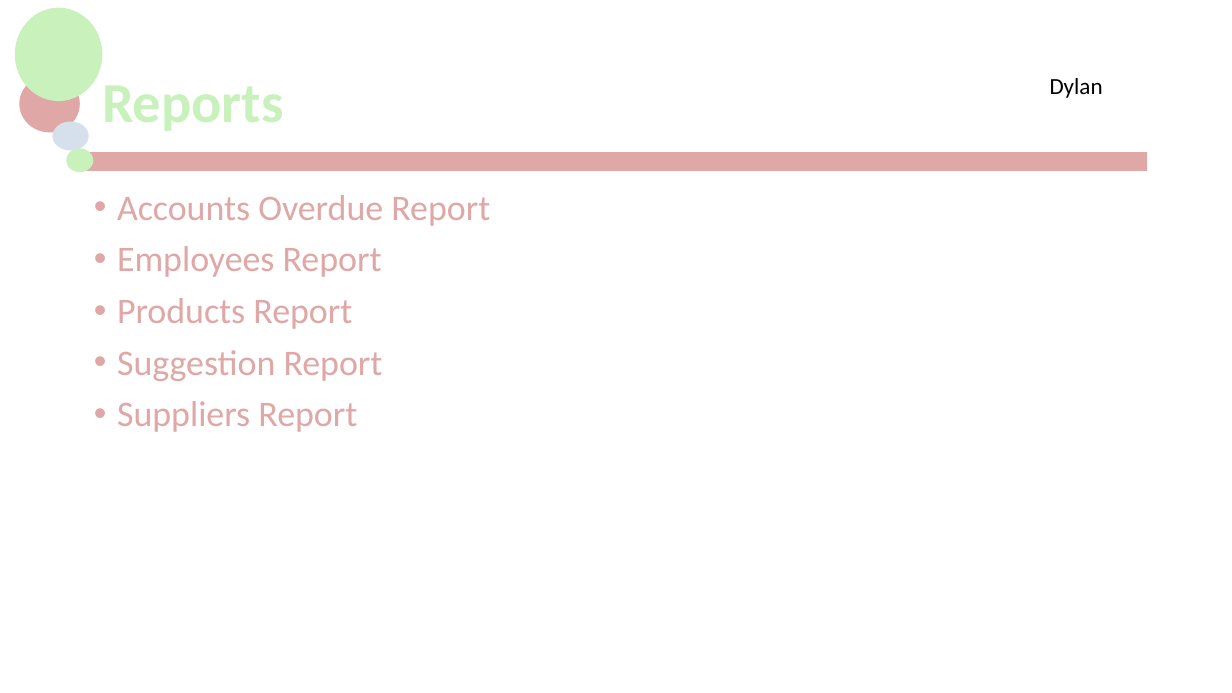
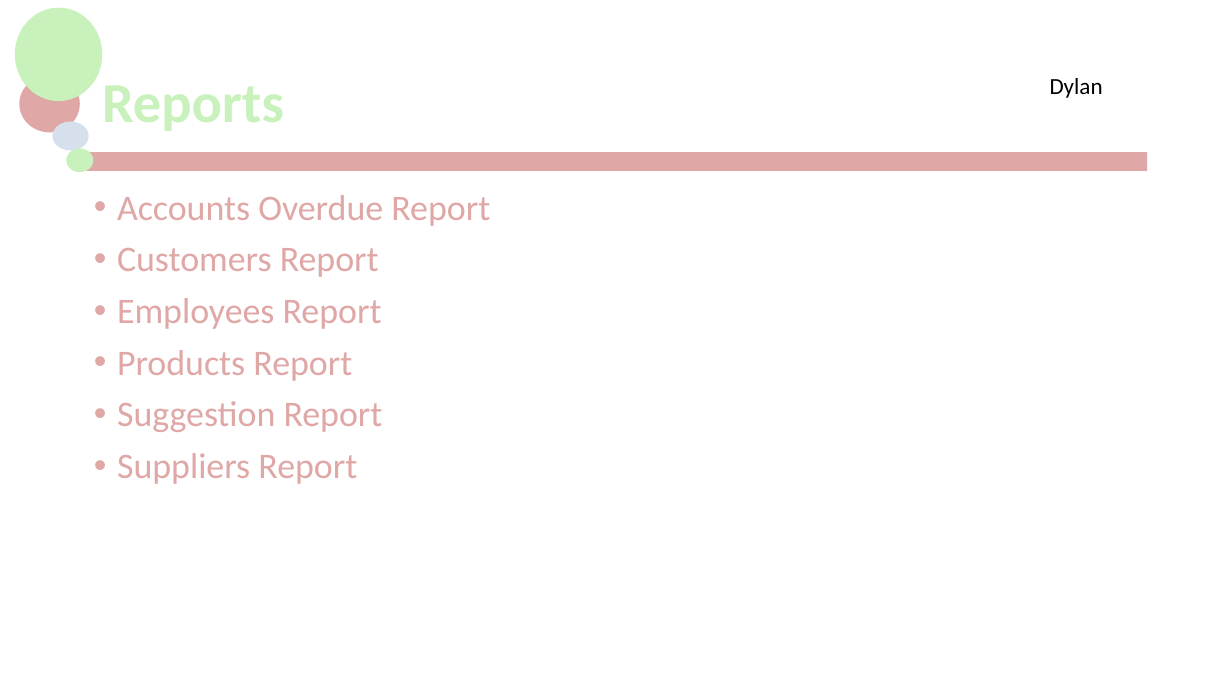
Before and after one commit to jackG97/Project, a slide deck: slide 22 of MCTV Limited.pptx. Drawn at 1232x693 pixels with LibreOffice and Linux fonts; fonts in the diff are those of the drawing; background and template pictures are left out. Boxes give left, top, right and bottom in pixels: in the first picture for what was removed or moved away, otherwise in the second. Text is boxed around its words. In the diff, an @@ line names an element or a change of style, - is before the commit and + after.

Commit message:
add

```diff
--- a/MCTV Limited.pptx
+++ b/MCTV Limited.pptx
@@ text at (117,248,379,277): paragraph added @@
+• Customers Report
```
